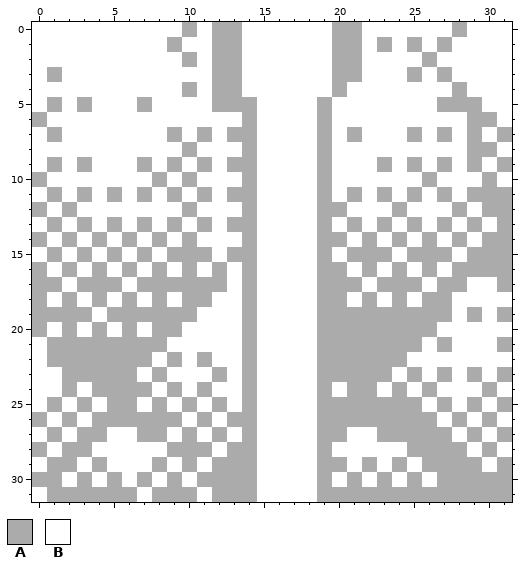
Pixel-art file: Assets/Art/Levels/Level_04/Level_04_WallWaterfall.aseprite. Above is the file before it was changed.
32x32 pixels, 1 frame.
Palette (. is transparent): A #ababab  B #ffffff
Pixels before, first column x 0:
 0 BBBBBBBBBBABAABBBBBBAABBBBBBABBB
 1 BBBBBBBBBABBAABBBBBBAABABABABBBB
 2 BBBBBBBBBBABAABBBBBBAABBBBABBBBB
 3 BABBBBBBBBBBAABBBBBBAABBBABABBBB
 4 BBBBBBBBBBABAABBBBBBABBBBBBBABBB
 5 BABABBBABBBBAAABBBBABBBBBBBAAABB
 6 ABBBBBBBBBBBBBABBBBABBBBBBBBBAAB
 7 BABBBBBBBABABAABBBBABABBBABABABA
 8 BBBBBBBBBBABBBABBBBABBBBBBBBBAAB
 9 BABABBBABABABAABBBBABBBABABABABA
10 ABBBBBBBABABBBABBBBABBBBBBABBBAB
11 BABABABABABABAABBBBABABABABABAAA
12 ABABBBBBBBABBBABBBBAABBBABBBABAA
13 BABABABABABABAABBBBABABABABABABA
14 ABABABABABABBBABBBBAABABABABABAA
15 BABABABABAAABAABBBBABAAABAAABAAA
16 ABABABABABABABABBBBAABABABABAAAA
17 AABAAABAAAAAABABBBBAAABAAABAABBA
18 ABABABABABAABBABBBBAABABABAABBBB
19 AAAABAAAAAABBBABBBBAAAAAAAAABABA
20 ABABABABAABBBBABBBBAAAAAAAABBBBB
21 BAAAAAAAABBBBBABBBBAAAAAAABABBBA
22 BAAAAAAABABABBABBBBAAAAAABBBBBBB
23 BBAAAAABABBBABABBBBAAAAABABABABA
24 BBABAAAABABABBABBBBABAABABABBBAB
25 BABABAABABABABABBBBAAAAAAABABABA
26 ABABAAAAAABABAABBBBAAAAAAAABABAB
27 BABAABBAABABABABBBBAABBAAAAABABA
28 ABAABBBBBAAABAABBBBABBBBBAAAABAB
29 BAABABBBABABAAABBBBAABABABAAAABA
30 AABABABABABAAAABBBBABABABABAAAAA
31 BAAAAAABAAABAAABBBBAAAAAAAAAAAAA
And afterwards:
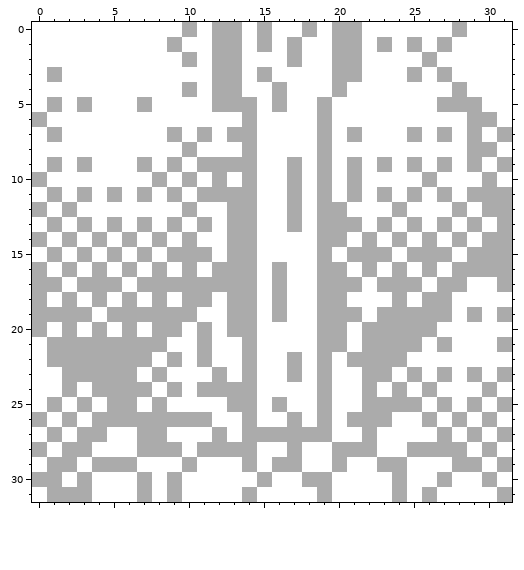
The edit:
y 0: x 15 B -> A; x 18 B -> A
y 1: x 15 B -> A; x 17 B -> A
y 2: x 17 B -> A
y 3: x 15 B -> A
y 4..5: x 16 B -> A
y 9..10: x 12 B -> A; x 17 B -> A; x 21 B -> A
y 11: x 12 B -> A; x 17 B -> A
y 12: x 13 B -> A; x 17 B -> A
y 13: x 17 B -> A; x 20 B -> A
y 14: x 13 B -> A
y 16..17: x 13 B -> A; x 16 B -> A
y 18..19: x 13 B -> A; x 16 B -> A; x 22 A -> B
y 20: x 11 B -> A; x 13 B -> A; x 21 A -> B
y 21: x 11 B -> A; x 21 A -> B
y 22: x 17 B -> A; x 20 A -> B
y 23: x 17 B -> A; x 20..21 AA -> BB
y 24: x 12..13 BB -> AA; x 21 A -> B
y 25: x 10 A -> B; x 12..13 AB -> BA; x 16 B -> A; x 20..21 AA -> BB
y 26: x 10 B -> A; x 13 A -> B; x 17 B -> A; x 20 A -> B; x 24..25 AA -> BB
y 27: x 10 A -> B; x 15..18 BBBB -> AAAA; x 20 A -> B; x 22..26 BAAAA -> ABBBB
y 28: x 7..8 BB -> AA; x 10 A -> B; x 12 B -> A; x 17 B -> A; x 19..22 ABBB -> BAAA
y 29: x 5..6 BB -> AA; x 8 A -> B; x 12..13 AA -> BB; x 16..17 BB -> AA; x 19 A -> B; x 22..23 AB -> BA; x 26..27 AA -> BB
y 30: x 5 A -> B; x 11..15 AAAAB -> BBBBA; x 18 B -> A; x 21 A -> B; x 23..25 ABA -> BAB; x 28..29 AA -> BB; x 31 A -> B
y 31: x 4..8 AAABA -> BBBAB; x 10 A -> B; x 12..13 AA -> BB; x 20..23 AAAA -> BBBB; x 25 A -> B; x 27..30 AAAA -> BBBB
Boxes around the changes in both pictures, in picture pixels (x1, y1, x2, y2):
changed: (257, 22, 317, 112)
changed: (92, 157, 512, 502)
